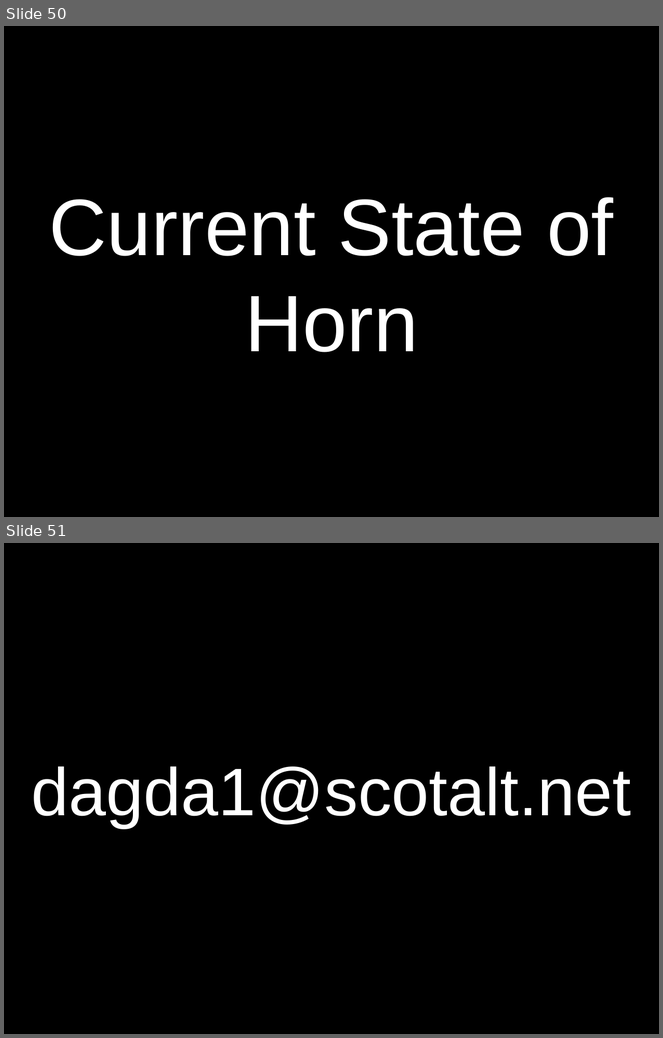
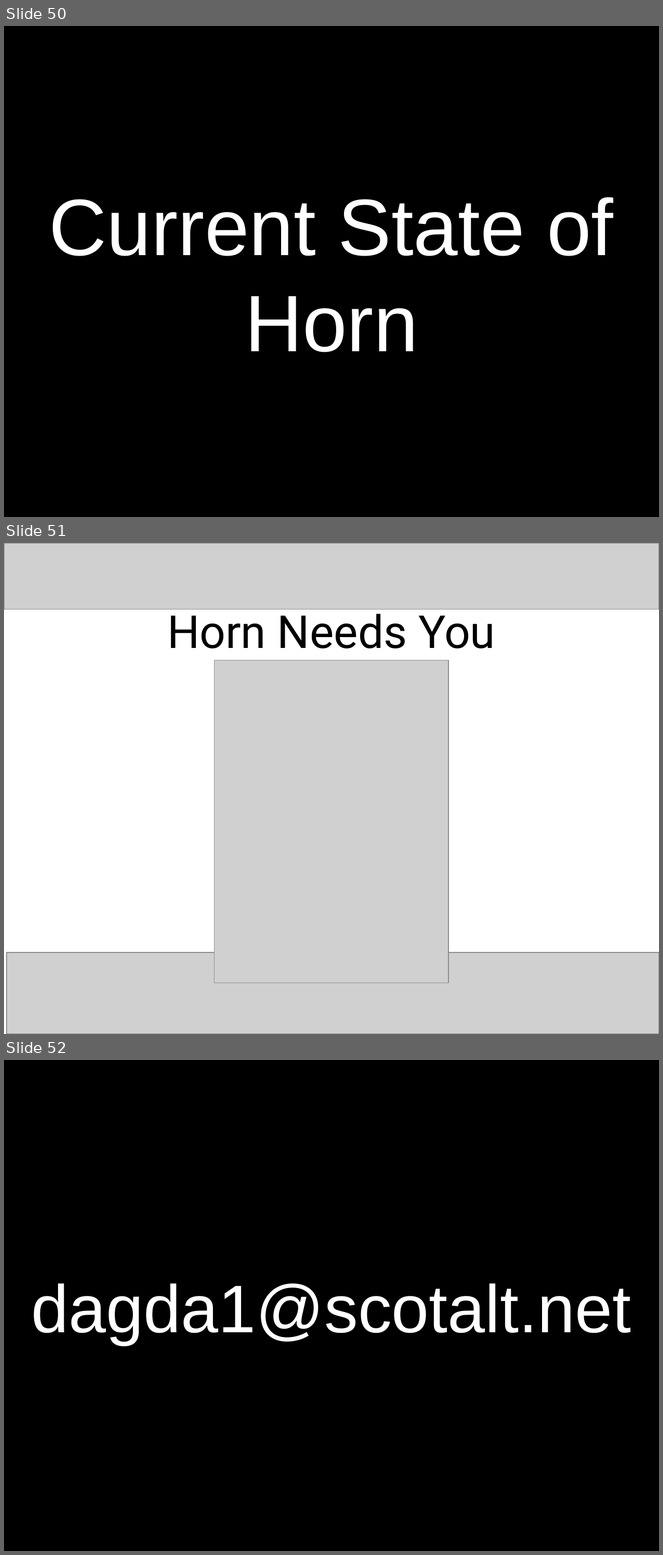
Before and after one commit to craignicol/scotaltdotnet, a slide deck: seattle/HORN Pres.ppt. Shown one above the other, each under a label of ours: slides 50 and 51 before the commit, slides 50, 51 and 52 after it. The pictures are 663x1038 and 663x1555 pixels, drawn with LibreOffice and Linux fonts; fonts in the diff are those of the drawing; grey boxes stand for pictures. Boxes give left, top, right and bottom in pixels: in the first picture for what was removed or moved away, otherwise in the second. Text is boxed around its words. In the diff, an @@ line names an element or a change of style, - is before the commit and + after.

```diff
--- a/seattle/HORN Pres.ppt
+++ b/seattle/HORN Pres.ppt
@@ slide 51 added at [4,543,659,1034], background #FFFFFF @@
@@ picture added at [4,543,659,609] @@
@@ text added at [167,606,495,649], 50 pt, text #000000 @@
+Horn Needs You
@@ picture added at [214,661,448,983] @@
@@ picture added at [7,953,659,1034] @@
@@ what was slide 51 is now slide 52 @@
```
Also in this commit, not shown: 1 slide changed, 1 other slide added, 1 slide removed.
